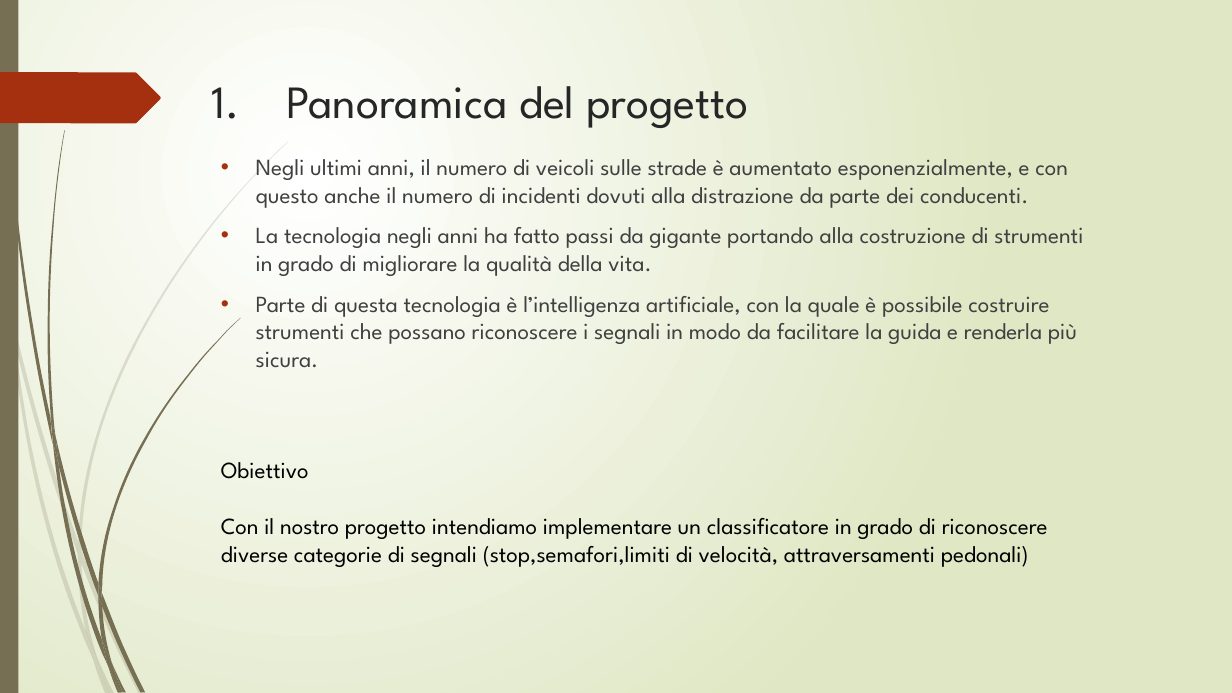
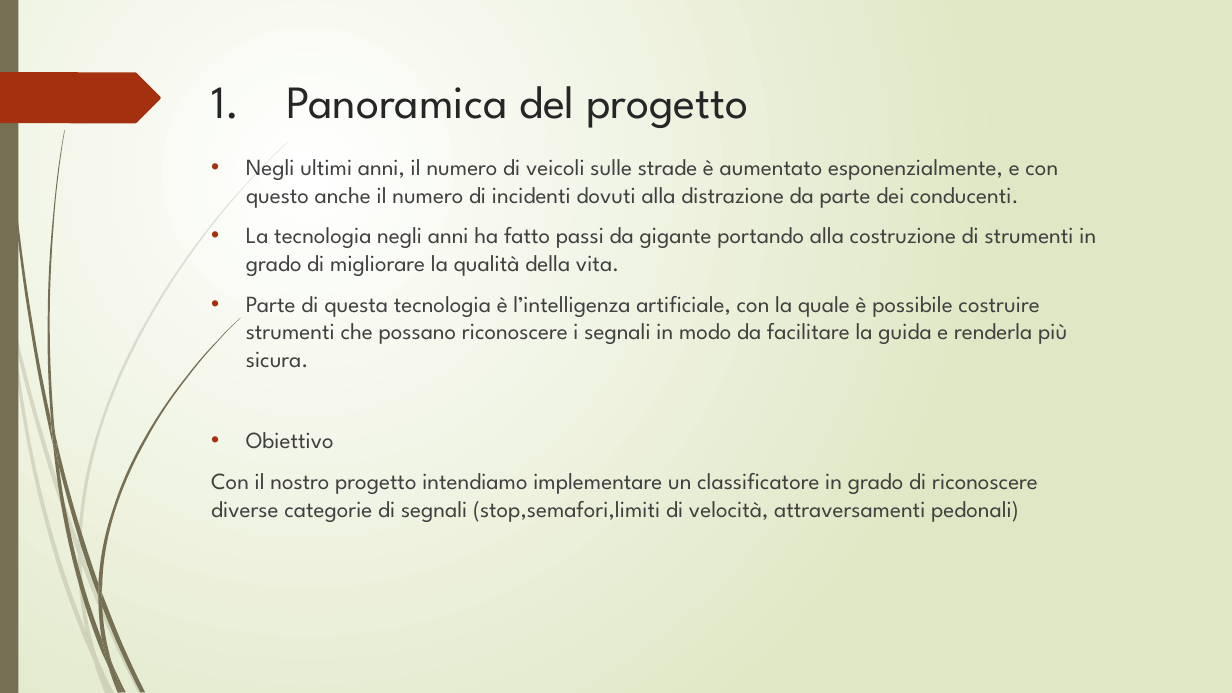
Before and after one commit to fpalomba/Segnali-Stradali, a slide deck: slide 5 of documentazione/Presentazione fia.pptx. Drawn at 1232x693 pixels with LibreOffice and Linux fonts; fonts in the diff are those of the drawing. Boxes give left, top, right and bottom in pixels: in the first picture for what was removed or moved away, otherwise in the second. Text is boxed around its words. In the diff, an @@ line names an element or a change of style, - is before the commit and + after.

```diff
--- a/documentazione/Presentazione fia.pptx
+++ b/documentazione/Presentazione fia.pptx
@@ text "Negli ultimi anni, il numero ...": place and size @@
-text "Negli ultimi anni, il numero ..." at bbox=[256, 159, 1083, 368]
+text "Negli ultimi anni, il numero ..." at bbox=[211, 159, 1096, 522]
@@ text at bbox=[211, 432, 1038, 522]: paragraphs added @@
+• Obiettivo
+Con il nostro progetto intendiamo implementare un classificatore in grado di riconoscere diverse categorie di segnali (stop,semafori,limiti di velocità, attraversamenti pedonali)
@@ text removed at bbox=[221, 462, 1048, 567] @@
-Obiettivo
-Con il nostro progetto intendiamo implementare un classificatore in grado di riconoscere diverse categorie di segnali (stop,semafori,limiti di velocità, attraversamenti pedonali)
```
Also in this commit, not shown: 6 other slides changed, 3 slides added, 1 slide removed, 2 other files.
